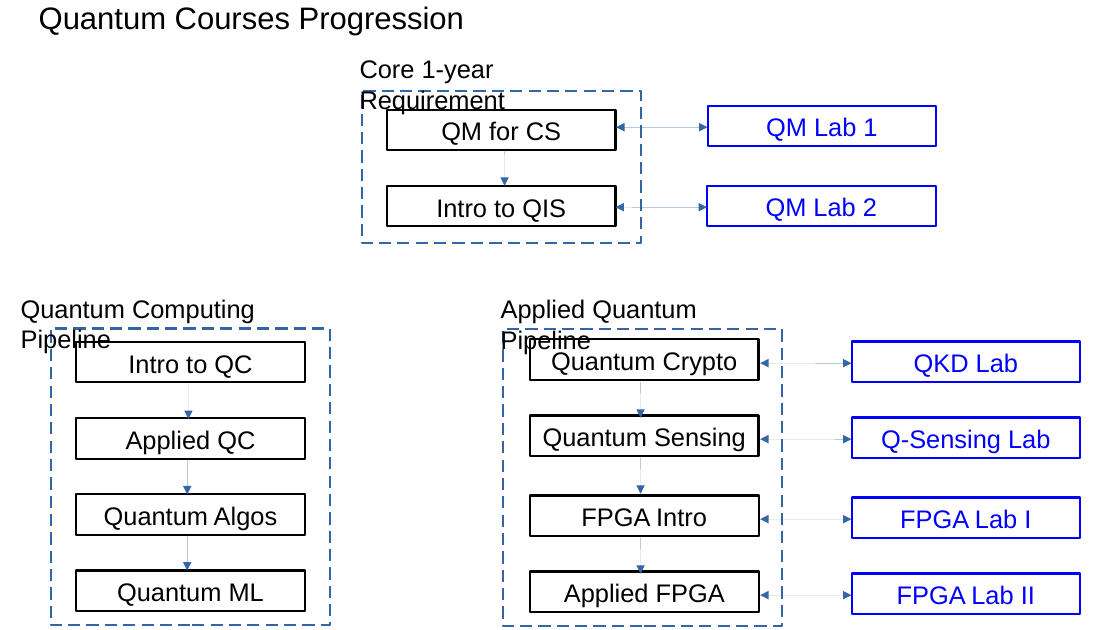
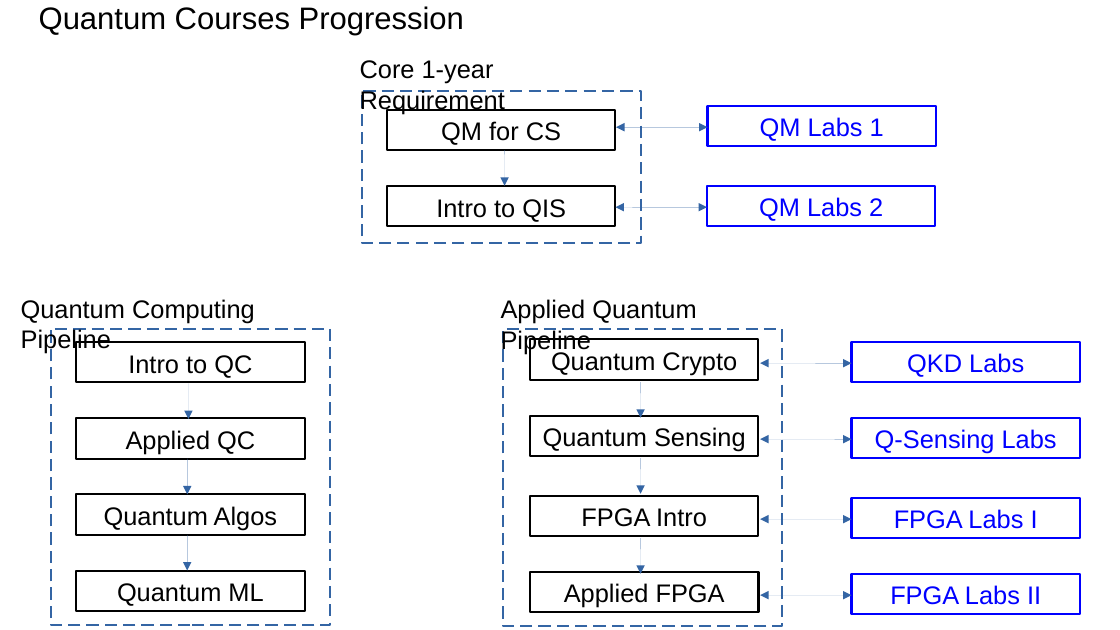
Before and after one commit to qise2023/main, a slide deck: slide 1 of quantum-courses/quantum-course-blocks.pptx. Drawn at 1120x630 pixels with LibreOffice and Linux fonts; fonts in the diff are those of the drawing. Boxes give left, top, right and bottom in pixels: in the first picture for what was removed or moved away, otherwise in the second. Text is boxed around its words. In the diff, an @@ line names an element or a change of style, - is before the commit and + after.

Commit message:
updates to labs

```diff
--- a/quantum-courses/quantum-course-blocks.pptx
+++ b/quantum-courses/quantum-course-blocks.pptx
@@ text in rectangle at <box>760,117,884,141</box>: text changed @@
-QM Lab 1
+QM Labs 1
@@ text in rectangle at <box>759,197,883,221</box>: text changed @@
-QM Lab 2
+QM Labs 2
@@ text in rectangle at <box>907,353,1024,377</box>: text changed @@
-QKD Lab
+QKD Labs
@@ text in rectangle at <box>875,429,1057,454</box>: text changed @@
-Q-Sensing Lab
+Q-Sensing Labs
@@ text in rectangle at <box>894,509,1038,529</box>: text changed @@
-FPGA Lab I
+FPGA Labs I
@@ text in rectangle at <box>890,585,1041,605</box>: text changed @@
-FPGA Lab II
+FPGA Labs II
```
Also in this commit, not shown: 1 slide added, 1 other file.
